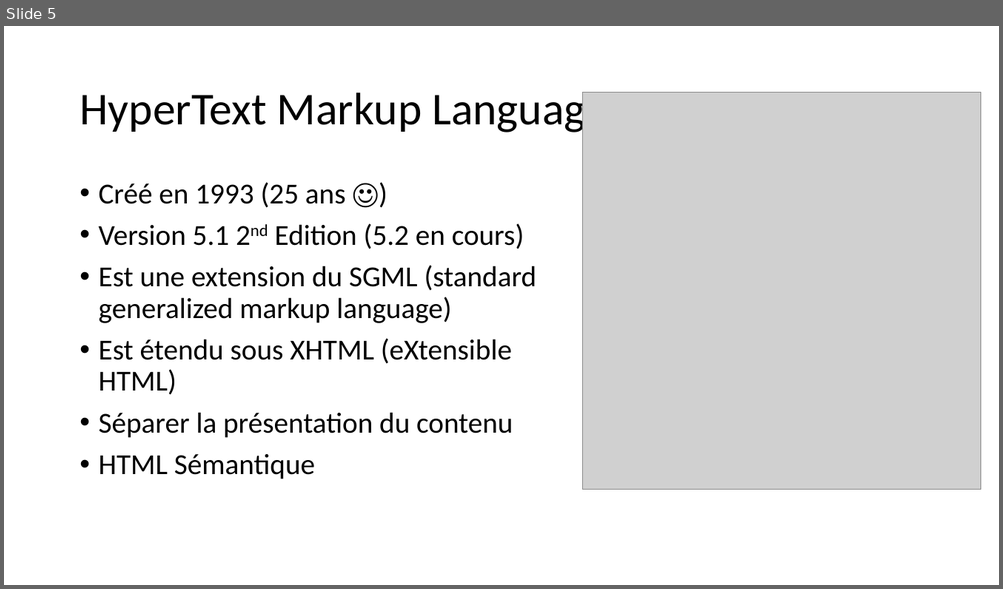
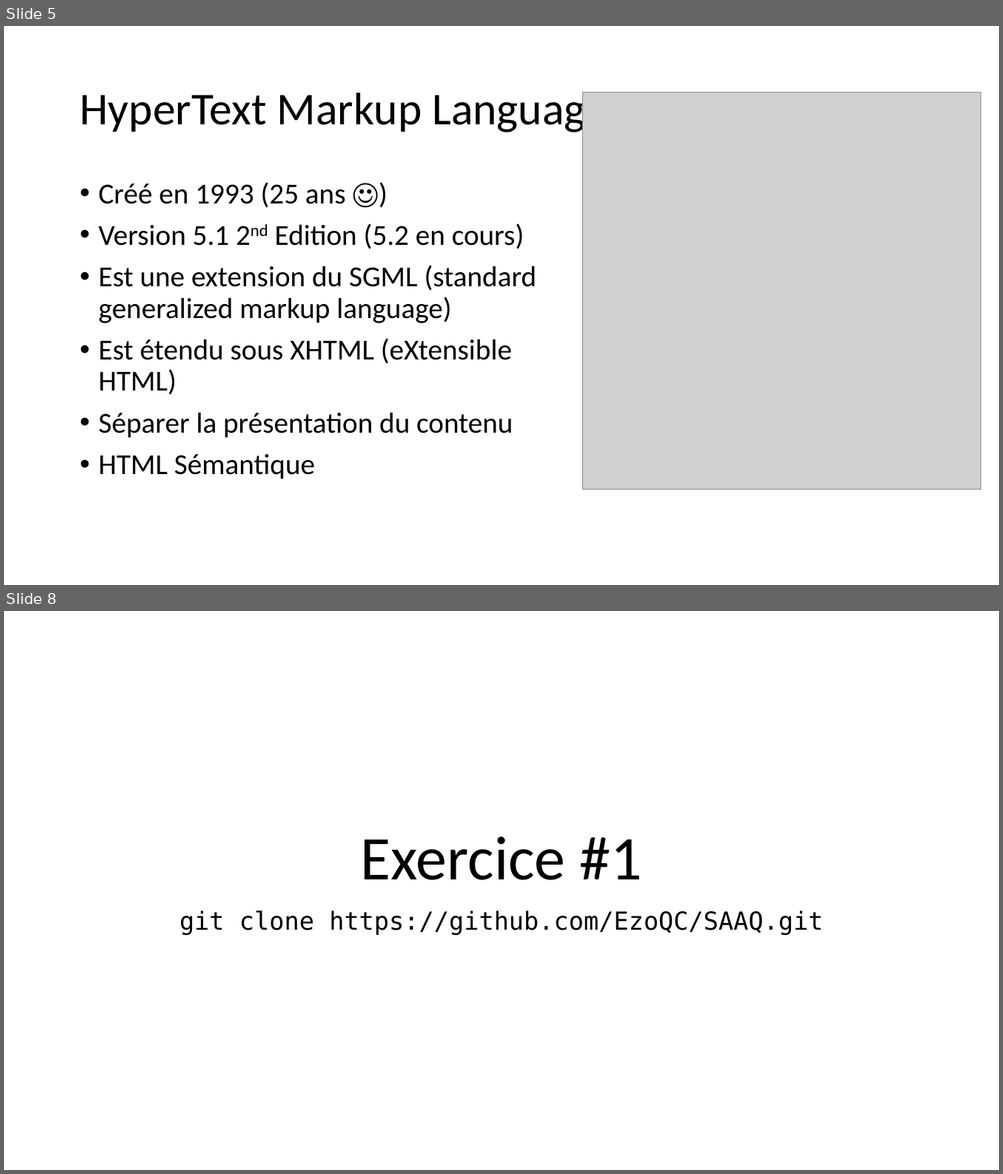
Before and after one commit to fragmatyc/SAAQ, a slide deck: HTML/1. Présentation/Cours HTML - v1.0.pptx. Shown one above the other, each under a label of ours: slide 5 before the commit, slides 5 and 8 after it; the slides between them are not shown. The pictures are 1003x589 and 1003x1174 pixels, drawn with LibreOffice and Linux fonts; fonts in the diff are those of the drawing; grey boxes stand for pictures. Boxes give left, top, right and bottom in pixels: in the first picture for what was removed or moved away, otherwise in the second. Text is boxed around its words. In the diff, an @@ line names an element or a change of style, - is before the commit and + after.

```diff
--- a/HTML/1. Présentation/Cours HTML - v1.0.pptx
+++ b/HTML/1. Présentation/Cours HTML - v1.0.pptx
@@ slide 8 added at (4,611,999,1170), background #FFFFFF @@
@@ title added at (361,837,642,880), 60 pt, text #000000 @@
+Exercice #1
@@ subtitle added at (179,911,822,935), 24 pt, text #000000 @@
+git clone https://github.com/EzoQC/SAAQ.git
```
Also in this commit, not shown: 1 slide changed, 2 other slides added, 4 other files.
